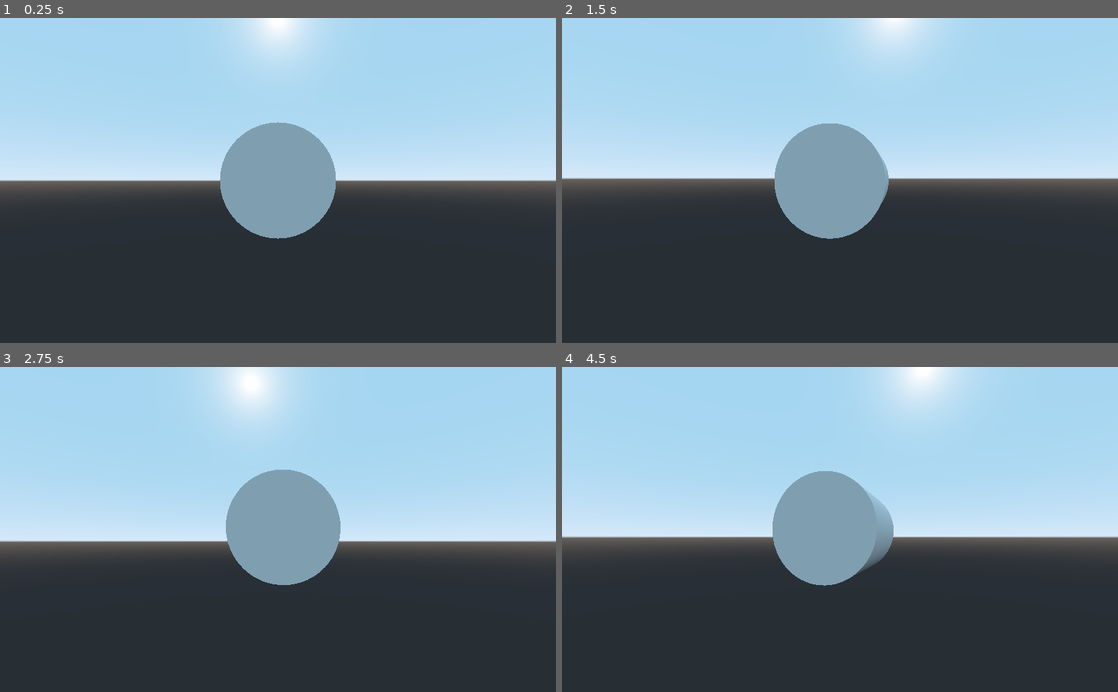
Above: before the commit, frames 1-4 (two rows, left to right).
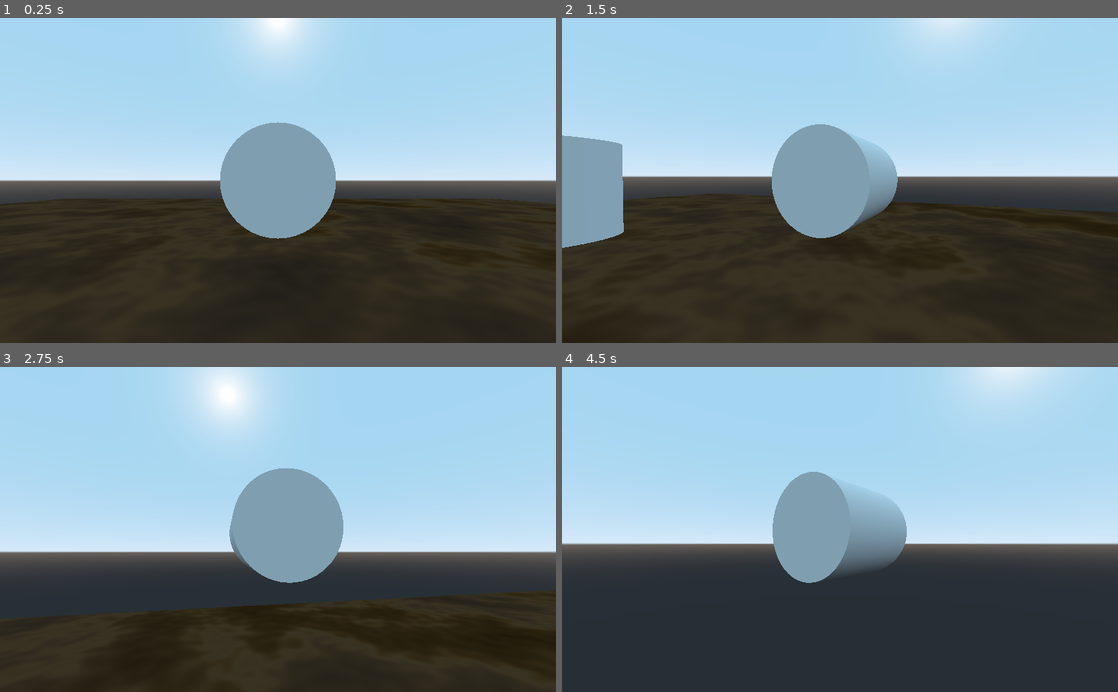
Above: after the commit, the same moments.

Repository: PDHTEC/HelpBender
Game: Godot game, scene res://Main.tscn
Same seed, same stepped clock (60 frames per second), same inputs: the game is played once before the commit and once after it. Before the commit the project starts from res://Spatial.tscn.
Inputs (mouse positions are in pixels of both pictures, inside the frame that each line leads up to):
- Up to frame 1 (0.25 s): no input
- Up to frame 2 (1.5 s): tap Enter (ui_accept) at 0.5, 0.77, 0.8, 1.07, 1.35 s; move the mouse to (867, 180) at 0.52 s; hold W (forward) from 0.53 s (still down); click (867, 180) at 0.6 s; move the mouse to (812, 180) at 1.27 s
- Up to frame 3 (2.75 s): keep holding W (forward); tap Enter (ui_accept) at 1.52, 1.82, 2.3 s; click (250, 529) at 1.55 s; move the mouse to (289, 523) at 2.02 s; click (289, 523) at 2.1 s
- Up to frame 4 (4.5 s): keep holding W (forward); move the mouse to (834, 536) at 2.77 s; click (834, 536) at 2.85 s; tap Enter (ui_accept) at 3.02, 3.32, 3.6, 3.77, 4.07, 4.25 s; move the mouse to (878, 532) at 3.52 s; move the mouse to (795, 526) at 4.27 s; click (795, 526) at 4.35 s

The runs differ from the first frame. In frame 1, 21% of the frame differs, in the area x 0-100%, y 55-100%; in frame 2, 23%; in frame 3, 24%, in the area x 0-100%, y 0-100%; in frame 4, 6.2%.

Commit message:
Misc changes & fixes
Attack is now left-click
Spatial.tscn is now Main.tscn
accidentally used radians instead of degrees. That's fixes now.

Diff:
--- a/HelpBender/FollowingCamera.gd
+++ b/HelpBender/FollowingCamera.gd
@@ -2,7 +2,7 @@
 
 export var distance : float = 5
 export var max_look : float = 50
-export var mouse_sens : float = 15
+export var mouse_sens : float = 0.5
 
 var player
 var forward : Vector3
@@ -17,9 +17,9 @@
 
 func _input(event):
 	if event is InputEventMouseMotion:
-		rotation_degrees.y += deg2rad(-event.relative.x*mouse_sens)
+		rotation_degrees.y += -event.relative.x*mouse_sens
 		var changev = -event.relative.y*mouse_sens
-		rotation_degrees.x += deg2rad(changev)
+		rotation_degrees.x += changev
 		if rotation_degrees.x>max_look:
 			rotation_degrees.x = max_look
 		elif rotation_degrees.x<-max_look:
--- a/HelpBender/Spatial.tscn
+++ b/HelpBender/Main.tscn
@@ -15,6 +15,24 @@
 [sub_resource type="CylinderMesh" id=2]
 
 [sub_resource type="CylinderShape" id=4]
+
+[sub_resource type="BoxShape" id=11]
+
+[sub_resource type="OpenSimplexNoise" id=12]
+lacunarity = 4.0
+
+[sub_resource type="NoiseTexture" id=13]
+noise = SubResource( 12 )
+
+[sub_resource type="SpatialMaterial" id=14]
+albedo_color = Color( 0.341176, 0.223529, 0.101961, 1 )
+normal_enabled = true
+normal_scale = 7.97
+normal_texture = SubResource( 13 )
+
+[sub_resource type="PlaneMesh" id=10]
+material = SubResource( 14 )
+size = Vector2( 100, 100 )
 
 [node name="Spatial" type="Spatial"]
 
@@ -45,16 +63,26 @@
 transform = Transform( 1, 0, 0, 0, 1, 0, 0, 0, 1, 0, 0, -1 )
 shape = SubResource( 7 )
 
-[node name="MeshInstance" type="MeshInstance" parent="Player/Head"]
+[node name="Mesh" type="MeshInstance" parent="Player/Head"]
 mesh = SubResource( 8 )
 
-[node name="KinematicBody" type="KinematicBody" parent="."]
-transform = Transform( 1, 0, 0, 0, 1, 0, 0, 0, 1, 0, 0, 8.04015 )
+[node name="Test_creature" type="KinematicBody" parent="."]
+transform = Transform( 1, 0, 0, 0, 1, 0, 0, 0, 1, 0, 0, -10 )
 script = ExtResource( 3 )
 
-[node name="MeshInstance" type="MeshInstance" parent="KinematicBody"]
+[node name="MeshInstance" type="MeshInstance" parent="Test_creature"]
 mesh = SubResource( 2 )
 skeleton = NodePath("../..")
 
-[node name="CollisionShape" type="CollisionShape" parent="KinematicBody"]
+[node name="CollisionShape" type="CollisionShape" parent="Test_creature"]
 shape = SubResource( 4 )
+
+[node name="StaticBody" type="StaticBody" parent="."]
+transform = Transform( 1, 0, 0, 0, 1, 0, 0, 0, 1, 0, -4.26016, 0 )
+
+[node name="CollisionShape" type="CollisionShape" parent="StaticBody"]
+transform = Transform( 50, 0, 0, 0, 1, 0, 0, 0, 50, 0, -1, 0 )
+shape = SubResource( 11 )
+
+[node name="MeshInstance" type="MeshInstance" parent="StaticBody"]
+mesh = SubResource( 10 )
--- a/HelpBender/Player.gd
+++ b/HelpBender/Player.gd
@@ -6,9 +6,9 @@
 		if collider.has_method("attack"):
 			collider.attack(self, attack_power)
 
-func _process(delta):
+func _process(_delta):
 	movement()
-	if Input.is_action_just_pressed("ui_accept"):
+	if Input.is_action_just_pressed("left_click"):
 		attempt_attack()
 
 func movement():
--- a/HelpBender/project.godot
+++ b/HelpBender/project.godot
@@ -11,7 +11,7 @@
 [application]
 
 config/name="HelpBender"
-run/main_scene="res://Spatial.tscn"
+run/main_scene="res://Main.tscn"
 config/icon="res://icon.png"
 
 [gui]
@@ -44,6 +44,11 @@
 , Object(InputEventKey,"resource_local_to_scene":false,"resource_name":"","device":0,"alt":false,"shift":false,"control":false,"meta":false,"command":false,"pressed":false,"scancode":16777234,"physical_scancode":0,"unicode":0,"echo":false,"script":null)
  ]
 }
+left_click={
+"deadzone": 0.5,
+"events": [ Object(InputEventMouseButton,"resource_local_to_scene":false,"resource_name":"","device":0,"alt":false,"shift":false,"control":false,"meta":false,"command":false,"button_mask":0,"position":Vector2( 0, 0 ),"global_position":Vector2( 0, 0 ),"factor":1.0,"button_index":1,"pressed":false,"doubleclick":false,"script":null)
+ ]
+}
 
 [physics]
 
Not shown: 1 places in HelpBender/Main.tscn that only renumber resources
